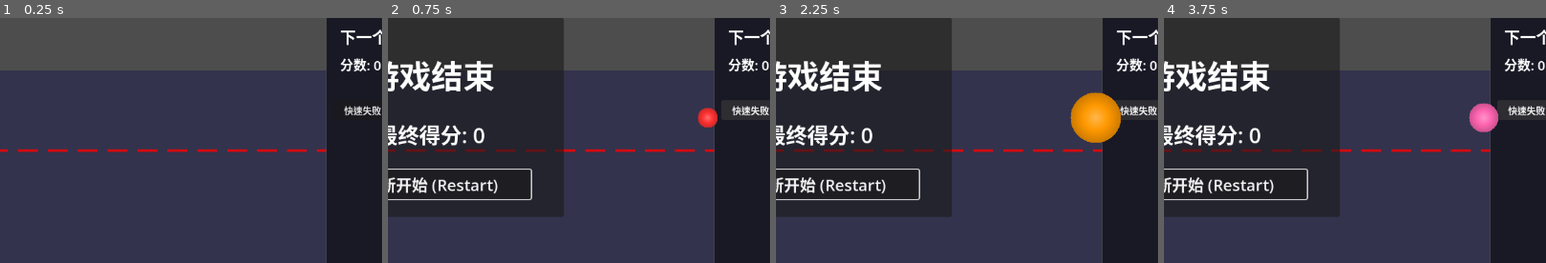
Above: before the commit, frames 1-4 (left to right).
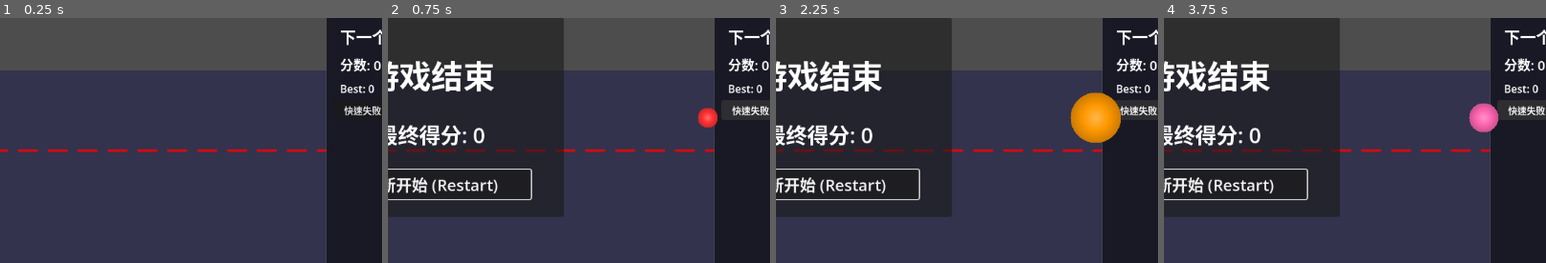
Above: after the commit, the same moments.

Repository: atom32/syn_melon
Game: Godot game, scene res://scenes/Main.tscn
Same seed, same stepped clock (60 frames per second), same inputs: the game is played once before the commit and once after it.
Inputs:
- Up to frame 1 (0.25 s): no input
- Up to frame 2 (0.75 s): click "快速失败 (测试)" at 0.5 s
- Up to frame 3 (2.25 s): click "重新开始 (Restart)" at 1.25 s; click "快速失败 (测试)" at 2 s
- Up to frame 4 (3.75 s): click "重新开始 (Restart)" at 2.75 s; click "快速失败 (测试)" at 3.5 s
The pictures show only the part of the screen within x 12-62%, y 0-50%; the shares and areas given below are measured in that part.

The runs differ from the first frame. In frame 1, 0.2% of the frame differs, in the area x 89-98%, y 27-31%; in frame 2, 0.2%; in frame 3, 0.2%; in frame 4, 0.2%.

Commit message:
feat: add persistent high score system
SaveManager Features:
- Singleton autoload for save/load operations
- Uses ConfigFile to save data to user://save_data.cfg
- Stores and retrieves high score
- check_and_update_high_score() returns true if new record

Main.gd Integration:
- Added HighScoreLabel to UI showing 'Best: X'
- Load high score on game start
- Check and update on game over
- Updates UI when new record is set

Game Flow:
1. Game starts → Load high score from file
2. Display in UI as 'Best: 1500'
3. Game over → Check if current score > high score
4. If yes → Update file and UI, show new record message

Save location: user://save_data.cfg (OS-specific user data folder)

Co-Authored-By: Claude Sonnet 4.6 <noreply@anthropic.com>

Diff:
--- /dev/null
+++ b/autoload/SaveManager.gd
@@ -0,0 +1,79 @@
+extends Node
+
+## 保存管理器 - 全局单例
+## 处理游戏数据的持久化
+
+const SAVE_FILE_PATH: String = "user://save_data.cfg"
+const SECTION_NAME: String = "game_data"
+const KEY_HIGH_SCORE: String = "high_score"
+
+# 默认最高分
+var high_score: int = 0
+
+
+func _ready() -> void:
+	# 游戏启动时加载保存数据
+	load_data()
+
+
+## 加载保存数据
+func load_data() -> void:
+	var config = ConfigFile.new()
+
+	# 检查文件是否存在
+	if not FileAccess.file_exists(SAVE_FILE_PATH):
+		print("SaveManager: 保存文件不存在，使用默认值")
+		high_score = 0
+		return
+
+	# 加载配置文件
+	var error = config.load(SAVE_FILE_PATH)
+	if error != OK:
+		print("SaveManager: 加载文件失败，错误码: ", error)
+		high_score = 0
+		return
+
+	# 读取最高分
+	high_score = config.get_value(SECTION_NAME, KEY_HIGH_SCORE, 0)
+
+	print("SaveManager: 加载成功，最高分: ", high_score)
+
+
+## 保存数据
+func save_data() -> void:
+	var config = ConfigFile.new()
+
+	# 设置最高分
+	config.set_value(SECTION_NAME, KEY_HIGH_SCORE, high_score)
+
+	# 保存到文件
+	var error = config.save(SAVE_FILE_PATH)
+	if error != OK:
+		print("SaveManager: 保存文件失败，错误码: ", error)
+		return
+
+	print("SaveManager: 保存成功，最高分: ", high_score)
+
+
+## 获取最高分
+func get_high_score() -> int:
+	return high_score
+
+
+## 检查并更新最高分
+## 返回 true 如果是新纪录
+func check_and_update_high_score(current_score: int) -> bool:
+	if current_score > high_score:
+		var old_score = high_score
+		high_score = current_score
+		save_data()
+		print("SaveManager: 新纪录！%d → %d" % [old_score, high_score])
+		return true
+	return false
+
+
+## 重置最高分（用于测试）
+func reset_high_score() -> void:
+	high_score = 0
+	save_data()
+	print("SaveManager: 最高分已重置")
--- a/project.godot
+++ b/project.godot
@@ -19,6 +19,7 @@
 
 GameManager="res://autoload/GameManager.gd"
 AudioManager="res://autoload/AudioManager.gd"
+SaveManager="res://autoload/SaveManager.gd"
 
 [display]
 
--- a/scenes/Main.tscn
+++ b/scenes/Main.tscn
@@ -46,6 +46,15 @@
 offset_bottom = 90.0
 theme_override_font_sizes/font_size = 20
 text = "分数: 0"
+
+[node name="HighScoreLabel" type="Label" parent="UIBackground"]
+layout_mode = 0
+offset_left = 20.0
+offset_top = 95.0
+offset_right = 300.0
+offset_bottom = 120.0
+theme_override_font_sizes/font_size = 16
+text = "Best: 0"
 
 [node name="PreviewContainer" type="Control" parent="UIBackground" unique_id=1822015116]
 anchors_preset = 0
--- a/scripts/Main.gd
+++ b/scripts/Main.gd
@@ -18,6 +18,7 @@
 # UI 引用
 @onready var ui_label_next: Label = $UIBackground/NextLabel
 @onready var ui_label_score: Label = $UIBackground/ScoreLabel
+@onready var ui_label_high_score: Label = $UIBackground/HighScoreLabel
 @onready var ui_preview_container: Control = $UIBackground/PreviewContainer
 @onready var cooldown_timer: Timer = $CooldownTimer
 @onready var game_over_panel: Panel = $GameOverPanel
@@ -50,6 +51,9 @@
 
 	# 连接调试按钮
 	debug_fail_button.pressed.connect(_on_debug_fail_button)
+
+	# 加载并显示最高分
+	_load_high_score()
 
 	# 更新初始 UI
 	_update_ui()
@@ -206,12 +210,20 @@
 	var audio = get_node("/root/AudioManager")
 	audio.play_game_over()
 
+	# 检查并更新最高分
+	var gm = get_node("/root/GameManager")
+	var save_mgr = get_node("/root/SaveManager")
+	var final_score = gm.get_score()
+
+	var is_new_record = save_mgr.check_and_update_high_score(final_score)
+	if is_new_record:
+		print("Main.gd: 新纪录！")
+		_update_high_score_display()
+
 	# 暂停游戏
 	get_tree().paused = true
 
 	# 显示游戏结束面板
-	var gm = get_node("/root/GameManager")
-	var final_score = gm.get_score()
 	game_over_panel.call("show_game_over", final_score)
 
 
@@ -245,3 +257,17 @@
 	_ui_preview_fruit.position = Vector2(container_size.x / 2, container_size.y / 2)
 
 	ui_preview_container.add_child(_ui_preview_fruit)
+
+
+## 加载最高分
+func _load_high_score() -> void:
+	var save_mgr = get_node("/root/SaveManager")
+	var high_score = save_mgr.get_high_score()
+	_update_high_score_display()
+
+
+## 更新最高分显示
+func _update_high_score_display() -> void:
+	var save_mgr = get_node("/root/SaveManager")
+	var high_score = save_mgr.get_high_score()
+	ui_label_high_score.text = "Best: %d" % high_score
